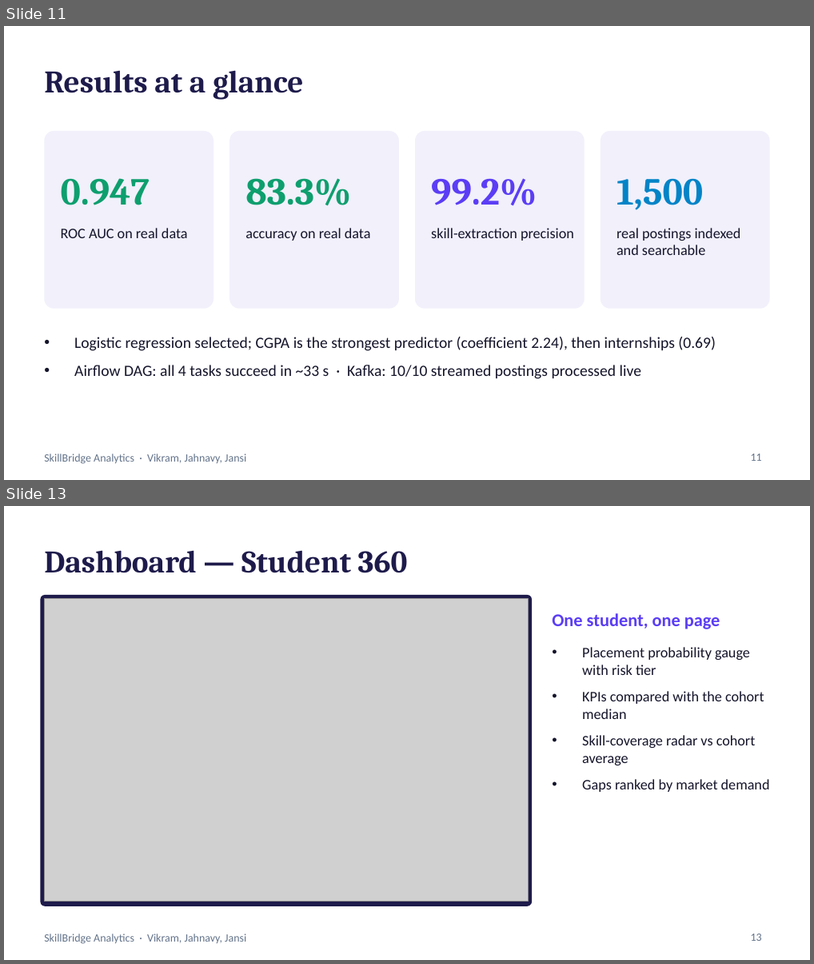
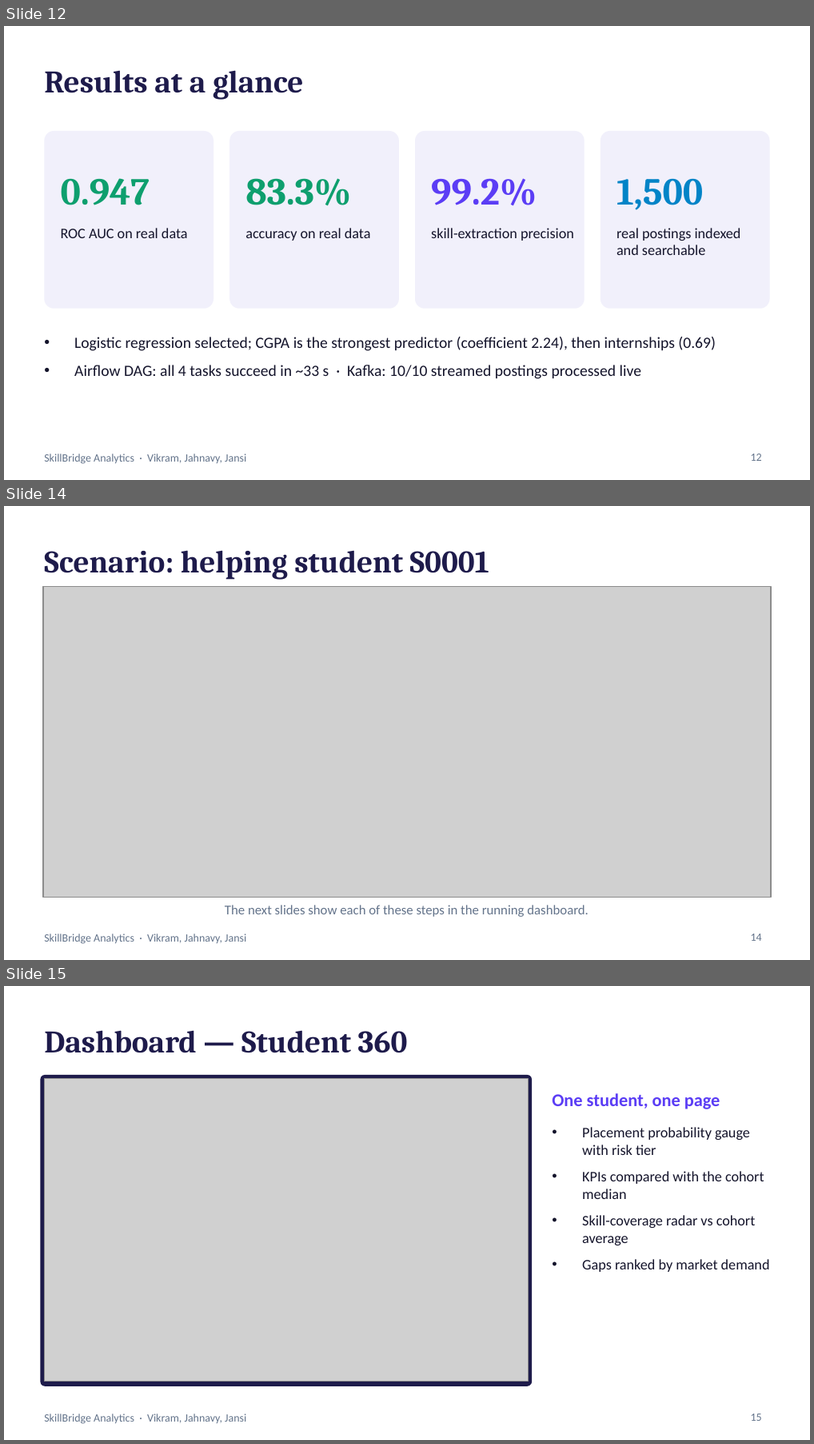
Before and after one commit to Vikram5002/Equilearn, a slide deck: rsp/ppt/SkillBridge_Evaluation.pptx. Shown one above the other, each under a label of ours: slides 11 and 13 before the commit, slides 12, 14 and 15 after it; the slides between them are not shown. The pictures are 814x964 and 814x1444 pixels, drawn with LibreOffice and Linux fonts; fonts in the diff are those of the drawing; grey boxes stand for pictures. Boxes give left, top, right and bottom in pixels: in the first picture for what was removed or moved away, otherwise in the second. Text is boxed around its words. In the diff, an @@ line names an element or a change of style, - is before the commit and + after.

Commit message:
Add project, tech stack, scenario and development flow diagrams to evaluation deck

```diff
--- a/rsp/ppt/SkillBridge_Evaluation.pptx
+++ b/rsp/ppt/SkillBridge_Evaluation.pptx
@@ slide 14 added at <box>4,506,810,960</box>, background #FFFFFF; not listed: 1 template element that a slide beside it also shows @@
@@ title added at <box>44,550,490,580</box>, 28 pt, text #1E1B4B, bold @@
+Scenario: helping student S0001
@@ picture added at <box>43,587,772,897</box> @@
@@ text added at <box>225,904,589,916</box>, 12 pt, text #64748B @@
+The next slides show each of these steps in the running dashboard.
@@ page number added at <box>751,933,762,940</box>, 10 pt, text #64748B @@
+14
@@ what was slide 11 is now slide 12 @@
@@ page number at <box>751,453,762,460</box>: text changed @@
-11
+12
@@ what was slide 13 is now slide 15 @@
@@ page number at <box>751,1413,762,1420</box>: text changed @@
-13
+15
```
Also in this commit, not shown: 3 slides changed, 3 other slides added, 1 slide removed, 6 other files.
